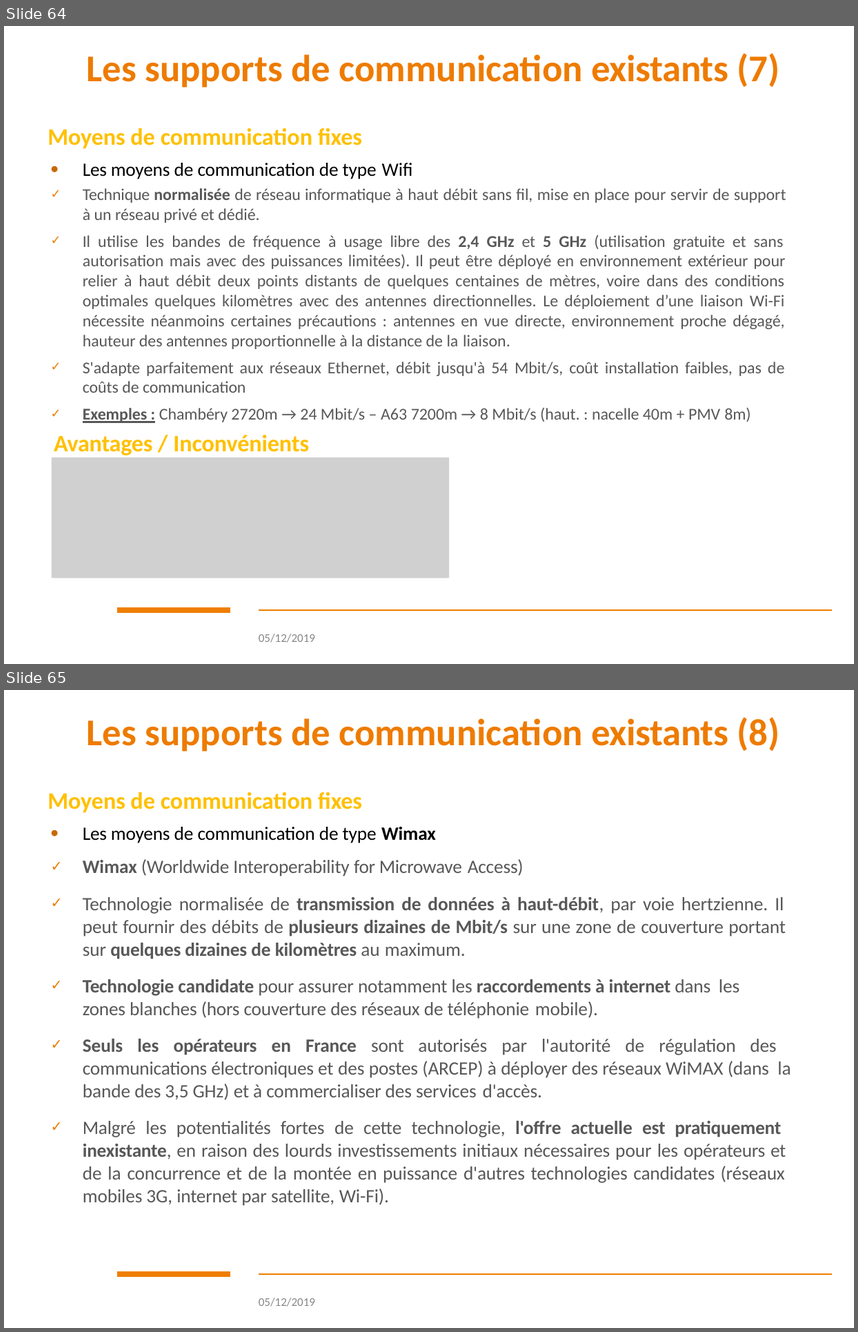
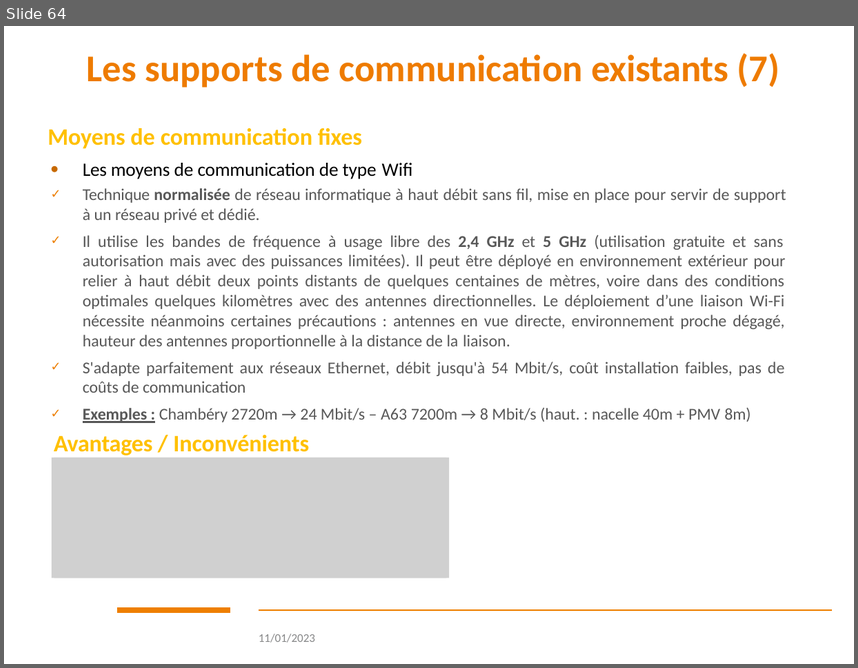
Before and after one commit to luks42/TP_A20_A89, a slide deck: 3_Recueil_donnees.pptx. Shown one above the other, each under a label of ours: slides 64 and 65 before the commit, slide 64 after it. The pictures are 858x1332 and 858x668 pixels, drawn with LibreOffice and Linux fonts; fonts in the diff are those of the drawing; grey boxes stand for pictures; background and template pictures are left out. Boxes give left, top, right and bottom in pixels: in the first picture for what was removed or moved away, otherwise in the second. Text is boxed around its words. In the diff, an @@ line names an element or a change of style, - is before the commit and + after.

```diff
--- a/3_Recueil_donnees.pptx
+++ b/3_Recueil_donnees.pptx
@@ slide 65 removed at bbox=[4, 690, 854, 1328], background #FFFFFF; not listed: 3 template elements that a slide beside it also shows @@
@@ title removed at bbox=[86, 717, 780, 751] @@
-Les supports de communication existants (8)
@@ text removed at bbox=[47, 792, 791, 1205] @@
-Moyens de communication fixes
-• Les moyens de communication de type Wimax
-✓ Wimax (Worldwide Interoperability for Microwave Access)
-✓ Technologie normalisée de transmission de données à haut-débit, par voie hertzienne. Il peut fournir des débits de plusieurs dizaines de Mbit/s sur une zone de couverture portant sur quelques dizaines de kilomètres au maximum.
-✓ Technologie candidate pour assurer notamment les raccordements à internet dans les
-zones blanches (hors couverture des réseaux de téléphonie mobile).
-✓ Seuls les opérateurs en France sont autorisés par l'autorité de régulation des communications électroniques et des postes (ARCEP) à déployer des réseaux WiMAX (dans la bande des 3,5 GHz) et à commercialiser des services d'accès.
-✓ Malgré les potentialités fortes de cette technologie, l'offre actuelle est pratiquement inexistante, en raison des lourds investissements initiaux nécessaires pour les opérateurs et de la concurrence et de la montée en puissance d'autres technologies candidates (réseaux mobiles 3G, internet par satellite, Wi-Fi).
@@ slide 64 changed as well @@
@@ text at bbox=[259, 633, 315, 642]: text changed @@
-05/12/2019
+11/01/2023
```
Also in this commit, not shown: 64 other slides changed, 1 other slide removed, 1 other file.
